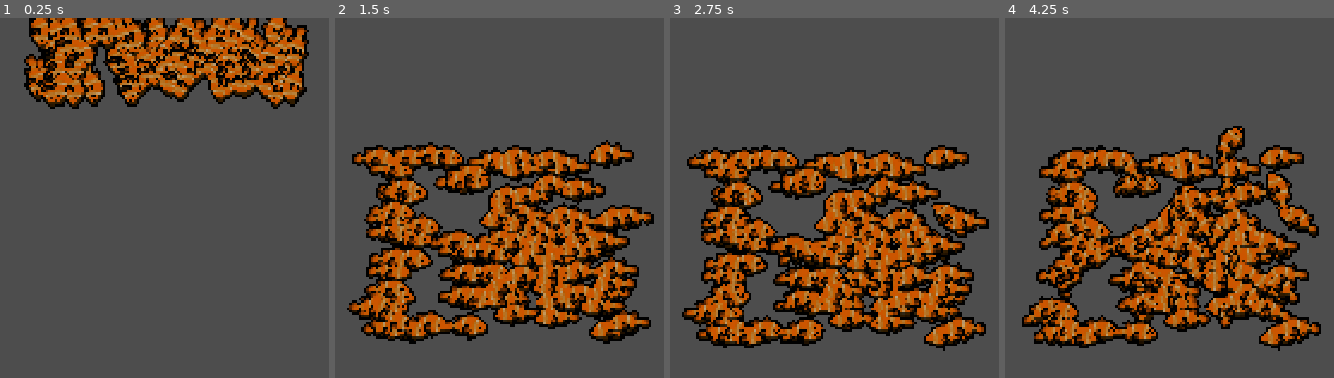
Above: before the commit, frames 1-4 (left to right).
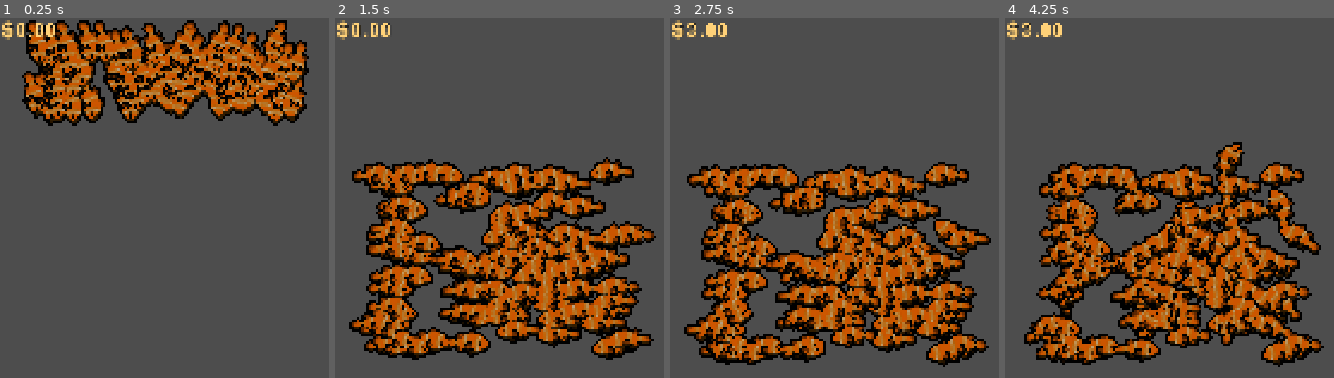
Above: after the commit, the same moments.

Repository: AyyBee123/Fish-Incremental-Game
Game: Godot game, scene res://Scenes/aquarium.tscn
The game is run twice, just before and just after one commit, with the same random seed, the same clock (stepped at 60 frames per second) and the same inputs.
Inputs (mouse positions are in pixels of both pictures, inside the frame that each line leads up to):
- Up to frame 1 (0.25 s): no input
- Up to frame 2 (1.5 s): move the mouse to (outside the picture) at 0.52 s; press the mouse at (outside the picture) at 0.53 s; move the mouse to (575, 266) at 1.27 s; release the mouse at (575, 266) at 1.28 s; click (575, 266) at 1.35 s
- Up to frame 3 (2.75 s): move the mouse to (outside the picture) at 2.02 s; press the mouse at (outside the picture) at 2.03 s
- Up to frame 4 (4.25 s): move the mouse to (outside the picture) at 2.77 s; release the mouse at (outside the picture) at 2.78 s; click (outside the picture) at 2.85 s; move the mouse to (outside the picture) at 3.52 s; press the mouse at (outside the picture) at 3.53 s

The runs differ from the first frame. In frame 1, 19% of the frame differs, in the area x 0-94%, y 0-30%; in frame 2, 38%; in frame 3, 39%, in the area x 0-98%, y 0-97%; in frame 4, 38%.

Commit message:
added diplay to show amount of money the player has

Diff:
--- a/Scenes/aquarium.tscn
+++ b/Scenes/aquarium.tscn
@@ -3,6 +3,7 @@
 [ext_resource type="Script" uid="uid://chr18rj22ext1" path="res://Scripts/Aquarium/aquarium.gd" id="1_g8xk0"]
 [ext_resource type="Script" uid="uid://uykmlribml6m" path="res://Scripts/Managers/fish_manager.gd" id="2_0c2x4"]
 [ext_resource type="Script" uid="uid://do4r5cj3jy0yd" path="res://Scripts/Managers/click_manager.gd" id="3_1to5j"]
+[ext_resource type="FontFile" uid="uid://c7ivi3qvka8la" path="res://Fonts/PixelFont.ttf" id="4_g8xk0"]
 
 [sub_resource type="Environment" id="Environment_5h11f"]
 
@@ -17,7 +18,7 @@
 
 [node name="Camera3D" type="Camera3D" parent="." unique_id=1900666537]
 unique_name_in_owner = true
-transform = Transform3D(-1, 0, -1.509958e-07, 0, 1, 0, 1.509958e-07, 0, -1, 0, 0, -90)
+transform = Transform3D(-1, -3.0510108e-09, 8.736952e-08, 0, 0.99939084, 0.034899496, -8.742278e-08, 0.034899496, -0.99939084, 0, 5, -90)
 fov = 30.0
 
 [node name="Fish Manager" type="Node" parent="." unique_id=398162355]
@@ -27,3 +28,26 @@
 [node name="Click Manager" type="Node" parent="." unique_id=1484032693]
 unique_name_in_owner = true
 script = ExtResource("3_1to5j")
+
+[node name="CanvasLayer" type="CanvasLayer" parent="." unique_id=9434428]
+
+[node name="UI" type="Control" parent="CanvasLayer" unique_id=1888308740]
+layout_mode = 3
+anchors_preset = 15
+anchor_right = 1.0
+anchor_bottom = 1.0
+grow_horizontal = 2
+grow_vertical = 2
+
+[node name="MoneyLabel" type="Label" parent="CanvasLayer/UI" unique_id=1031119075]
+unique_name_in_owner = true
+layout_mode = 0
+offset_left = 4.0
+offset_top = 4.0
+offset_right = 96.0
+offset_bottom = 32.0
+theme_override_colors/font_color = Color(1, 0.81960785, 0.47058824, 1)
+theme_override_colors/font_shadow_color = Color(0, 0, 0, 0.5019608)
+theme_override_fonts/font = ExtResource("4_g8xk0")
+theme_override_font_sizes/font_size = 64
+text = "$0"
--- a/Scripts/Aquarium/aquarium.gd
+++ b/Scripts/Aquarium/aquarium.gd
@@ -5,5 +5,19 @@
 @onready var fish_manager: Node = %"Fish Manager"
 @onready var click_manager: Node = %"Click Manager"
 
+var global_click_multiplier: float = 1.0
 var money: float
-var global_click_multiplier: float = 1.0
+var displayed_money: float:
+	set(v):
+		displayed_money = v
+		%MoneyLabel.text = "$%.2f" % v
+
+
+func _ready() -> void:
+	money = money # for now, until I add a save file for it to read
+	displayed_money = money
+
+
+func _process(delta: float) -> void:
+	if displayed_money != money:
+		displayed_money = lerpf(displayed_money, money, 1.0 - exp(-25.0 * delta))
--- a/project.godot
+++ b/project.godot
@@ -37,6 +37,7 @@
 folder_colors={
 "res://Assets/": "yellow",
 "res://Data/": "teal",
+"res://Fonts/": "gray",
 "res://Resources/": "green",
 "res://Scenes/": "pink",
 "res://Scripts/": "blue",
@@ -61,6 +62,7 @@
 
 [rendering]
 
+textures/canvas_textures/default_texture_filter=0
 rendering_device/driver.windows="d3d12"
 
 [shader_globals]
Binary file added: Fonts/PixelFont.ttf
Not shown, added: Fonts/PixelFont.ttf.import
